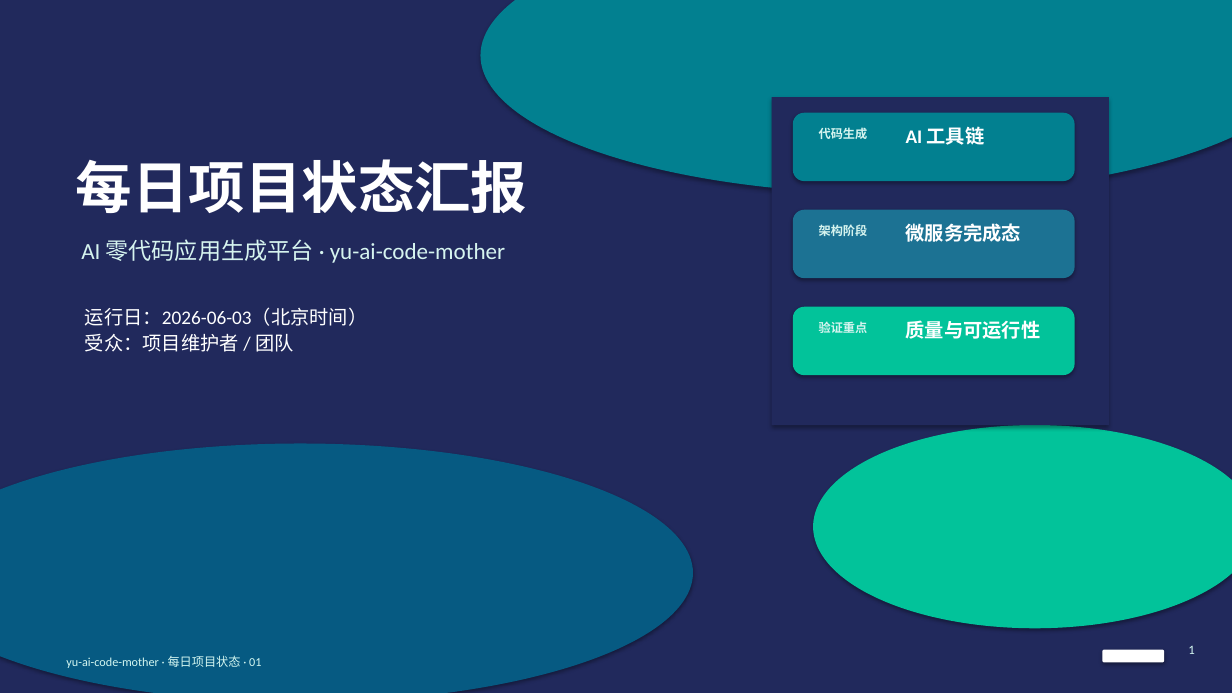
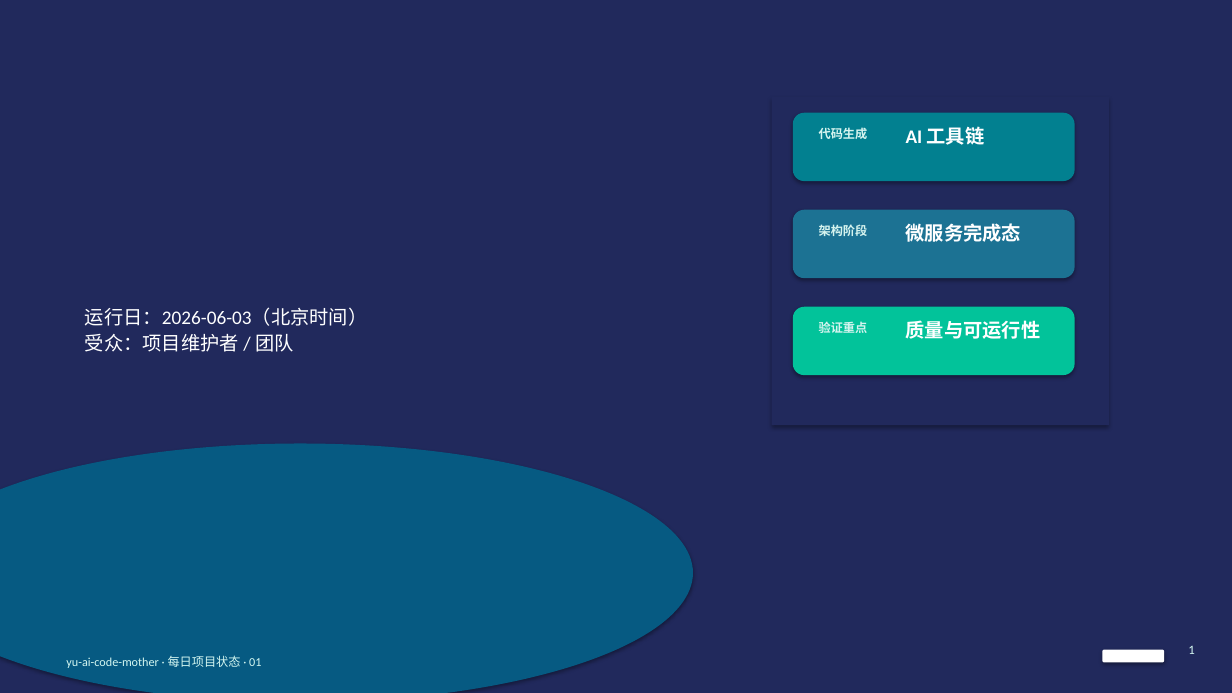
Before and after one commit to liyupi/yu-ai-code-mother, a slide deck: slide 1 of docs/reports/project-status-2026-06-03.pptx. Drawn at 1232x693 pixels with LibreOffice and Linux fonts; fonts in the diff are those of the drawing. Boxes give left, top, right and bottom in pixels: in the first picture for what was removed or moved away, otherwise in the second. Text is boxed around its words. In the diff, an @@ line names an element or a change of style, - is before the commit and + after.

```diff
--- a/docs/reports/project-status-2026-06-03.pptx
+++ b/docs/reports/project-status-2026-06-03.pptx
@@ ellipse removed at [481, 0, 1232, 194] @@
@@ text removed at [76, 159, 528, 213] @@
-每日项目状态汇报
@@ text removed at [81, 239, 505, 263] @@
-AI 零代码应用生成平台 · yu-ai-code-mother
@@ ellipse removed at [813, 425, 1232, 628] @@
```
Also in this commit, not shown: 3 other slides changed.
